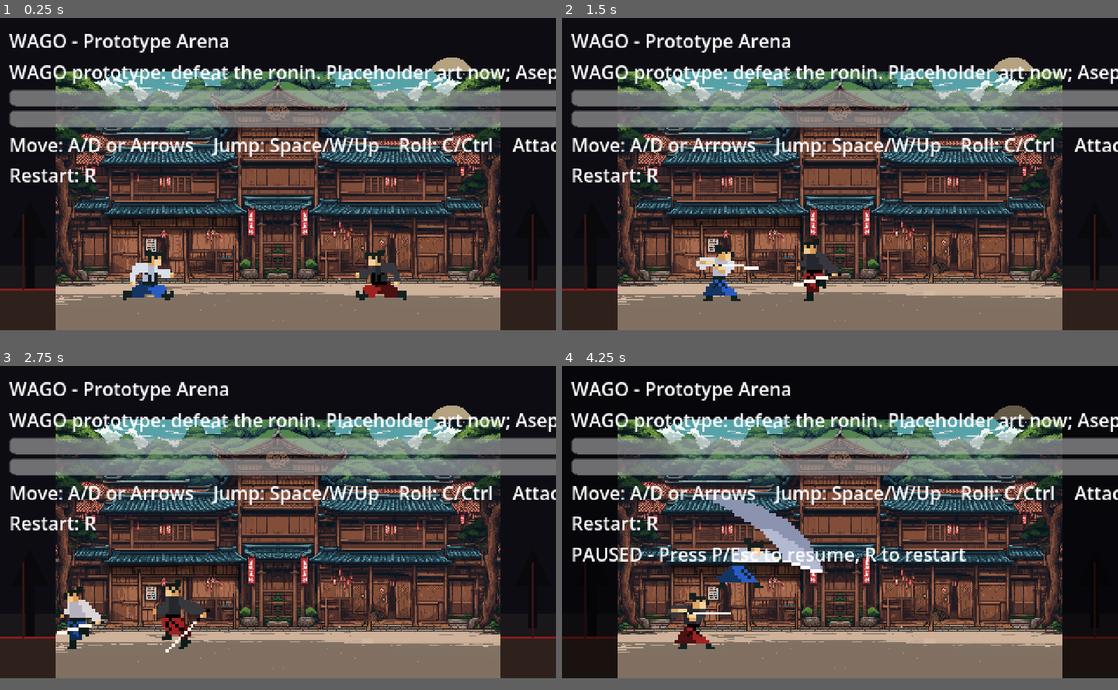
Above: before the commit, frames 1-4 (two rows, left to right).
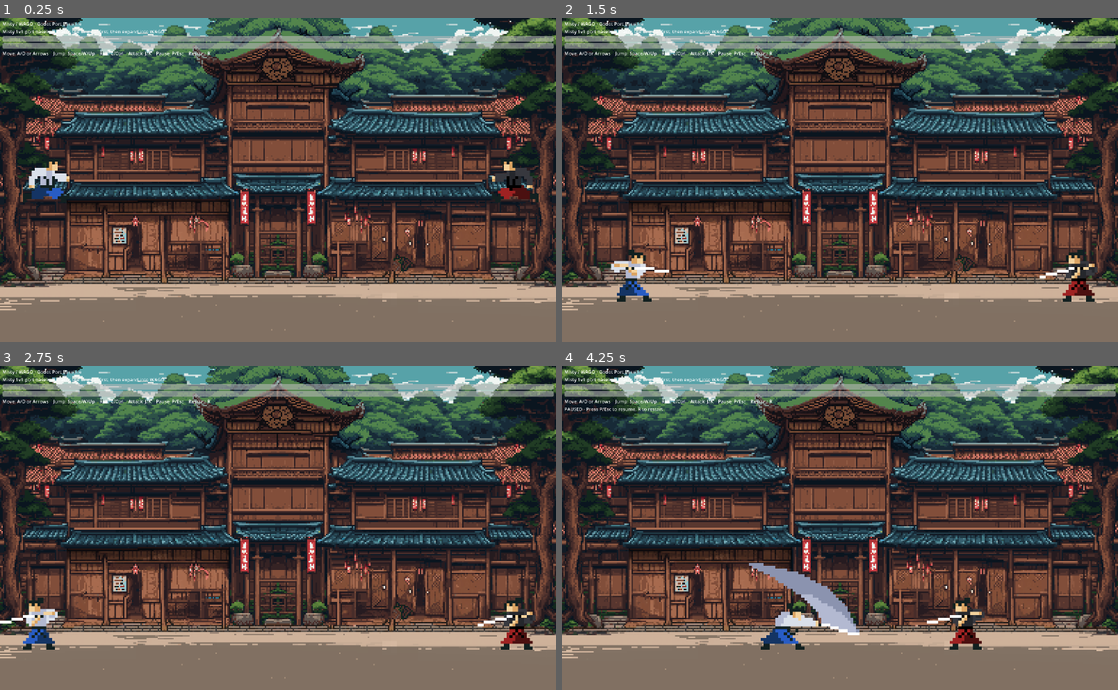
Above: after the commit, the same moments.

Repository: dittttt/Samurai-Fighting-Game
Game: Godot game, scene res://scenes/main/Main.tscn
The game is run twice, just before and just after one commit, with the same random seed, the same clock (stepped at 60 frames per second) and the same inputs.
Inputs:
- Up to frame 1 (0.25 s): no input
- Up to frame 2 (1.5 s): tap Enter at 0.5 s; hold D (move_right) from 0.53 s (still down); tap K (heavy_attack) at 0.6 s; tap Space (jump) at 0.77, 1.07 s; tap J (light_attack) at 0.8, 1.35 s
- Up to frame 3 (2.75 s): tap Space (jump) at 1.52, 1.82 s; tap C (roll) at 1.55, 2.1 s; release D (move_right) at 2.03 s; hold A (move_left) from 2.03 s (still down); hold Shift (run) from 2.03 s (still down)
- Up to frame 4 (4.25 s): release A (move_left) at 2.78 s; release Shift (run) at 2.78 s; hold D (move_right) from 2.78 s (still down); tap Shift (run) at 2.85 s; tap Space (jump) at 3.02, 3.05, 3.32, 3.6, 3.77, 4.07 s; tap K (heavy_attack) at 3.8 s; tap P (pause) at 4.15 s
In our replay, the window is 800x450 before the commit and 800x467 after it. These sizes can differ from the game's own. Grey fills any space a smaller window leaves; there, only what the larger window draws over its background counts as a difference.

The runs differ from the first frame. In frame 1, 72% of the frame differs, in the area x 0-100%, y 0-97%; in frame 2, 72%; in frame 3, 72%; in frame 4, 75%.

Commit message:
fix: match Misty baseline in Godot port

Diff:
--- a/godot/project.godot
+++ b/godot/project.godot
@@ -23,10 +23,10 @@
 
 [display]
 
-window/size/viewport_width=480
-window/size/viewport_height=270
-window/size/window_width_override=1440
-window/size/window_height_override=810
+window/size/viewport_width=1920
+window/size/viewport_height=1120
+window/size/window_width_override=1920
+window/size/window_height_override=1120
 window/stretch/mode="viewport"
 
 [input]
@@ -66,6 +66,16 @@
 "events": [Object(InputEventKey,"resource_local_to_scene":false,"resource_name":"","device":-1,"window_id":0,"alt_press …(190 unchanged characters)…
 ]
 }
+restart={
+"deadzone": 0.5,
+"events": [Object(InputEventKey,"resource_local_to_scene":false,"resource_name":"","device":-1,"window_id":0,"alt_pressed":false,"shift_pressed":false,"ctrl_pressed":false,"meta_pressed":false,"pressed":false,"keycode":82,"physical_keycode":0,"key_label":0,"unicode":0,"location":0,"echo":false,"script":null)
+]
+}
+pause={
+"deadzone": 0.5,
+"events": [Object(InputEventKey,"resource_local_to_scene":false,"resource_name":"","device":-1,"window_id":0,"alt_pressed":false,"shift_pressed":false,"ctrl_pressed":false,"meta_pressed":false,"pressed":false,"keycode":80,"physical_keycode":0,"key_label":0,"unicode":0,"location":0,"echo":false,"script":null), Object(InputEventKey,"resource_local_to_scene":false,"resource_name":"","device":-1,"window_id":0,"alt_pressed":false,"shift_pressed":false,"ctrl_pressed":false,"meta_pressed":false,"pressed":false,"keycode":4194305,"physical_keycode":0,"key_label":0,"unicode":0,"location":0,"echo":false,"script":null)
+]
+}
 
 [rendering]
 
--- a/godot/scenes/main/Main.tscn
+++ b/godot/scenes/main/Main.tscn
@@ -9,16 +9,16 @@
 [ext_resource type="Script" path="res://scripts/levels/LegacyMistyLevel.gd" id="7"]
 
 [sub_resource type="RectangleShape2D" id="RectActor"]
-size = Vector2(14, 38)
+size = Vector2(100, 150)
 
 [sub_resource type="RectangleShape2D" id="RectHurt"]
-size = Vector2(18, 40)
+size = Vector2(100, 150)
 
 [sub_resource type="RectangleShape2D" id="RectHit"]
-size = Vector2(36, 20)
+size = Vector2(200, 100)
 
 [sub_resource type="RectangleShape2D" id="RectGround"]
-size = Vector2(520, 18)
+size = Vector2(1920, 160)
 
 [node name="Main" type="Node2D"]
 script = ExtResource("1")
@@ -27,45 +27,45 @@
 script = ExtResource("7")
 
 [node name="Camera2D" type="Camera2D" parent="."]
-position = Vector2(240, 135)
+position = Vector2(960, 560)
 enabled = true
 
 [node name="Ground" type="StaticBody2D" parent="."]
-position = Vector2(240, 244)
+position = Vector2(960, 1040)
 
 [node name="CollisionShape2D" type="CollisionShape2D" parent="Ground"]
 shape = SubResource("RectGround")
 
 [node name="LeftWall" type="StaticBody2D" parent="."]
-position = Vector2(14, 190)
+position = Vector2(-10, 560)
 
 [node name="CollisionShape2D" type="CollisionShape2D" parent="LeftWall"]
 shape = SubResource("RectGround")
 rotation = 1.5708
 
 [node name="RightWall" type="StaticBody2D" parent="."]
-position = Vector2(466, 190)
+position = Vector2(1930, 560)
 
 [node name="CollisionShape2D" type="CollisionShape2D" parent="RightWall"]
 shape = SubResource("RectGround")
 rotation = 1.5708
 
 [node name="Player" type="CharacterBody2D" parent="."]
-position = Vector2(128, 210)
+position = Vector2(100, 200)
 script = ExtResource("2")
 
 [node name="Sprite2D" type="Sprite2D" parent="Player"]
-position = Vector2(0, -36)
+position = Vector2(60, 0)
 
 [node name="CollisionShape2D" type="CollisionShape2D" parent="Player"]
-position = Vector2(0, -19)
+position = Vector2(50, 75)
 shape = SubResource("RectActor")
 
 [node name="Hurtbox" type="Area2D" parent="Player"]
 script = ExtResource("5")
 
 [node name="CollisionShape2D" type="CollisionShape2D" parent="Player/Hurtbox"]
-position = Vector2(0, -20)
+position = Vector2(50, 75)
 shape = SubResource("RectHurt")
 
 [node name="Hitbox" type="Area2D" parent="Player"]
@@ -76,22 +76,22 @@
 disabled = true
 
 [node name="RoninEnemy" type="CharacterBody2D" parent="."]
-position = Vector2(352, 210)
+position = Vector2(1719, 200)
 script = ExtResource("3")
 target_path = NodePath("../Player")
 
 [node name="Sprite2D" type="Sprite2D" parent="RoninEnemy"]
-position = Vector2(0, -36)
+position = Vector2(60, 0)
 
 [node name="CollisionShape2D" type="CollisionShape2D" parent="RoninEnemy"]
-position = Vector2(0, -19)
+position = Vector2(50, 75)
 shape = SubResource("RectActor")
 
 [node name="Hurtbox" type="Area2D" parent="RoninEnemy"]
 script = ExtResource("5")
 
 [node name="CollisionShape2D" type="CollisionShape2D" parent="RoninEnemy/Hurtbox"]
-position = Vector2(0, -20)
+position = Vector2(50, 75)
 shape = SubResource("RectHurt")
 
 [node name="Hitbox" type="Area2D" parent="RoninEnemy"]
@@ -119,19 +119,19 @@
 [node name="VBoxContainer" type="VBoxContainer" parent="HUD/MarginContainer"]
 
 [node name="TitleLabel" type="Label" parent="HUD/MarginContainer/VBoxContainer"]
-text = "WAGO - Prototype Arena"
+text = "Misty / WAGO - Godot Port Baseline"
 
 [node name="StoryLabel" type="Label" parent="HUD/MarginContainer/VBoxContainer"]
-text = "WAGO prototype: defeat the ronin."
+text = "Port baseline: same Misty resolution/assets first; metroidvania next."
 
 [node name="PlayerHealth" type="ProgressBar" parent="HUD/MarginContainer/VBoxContainer"]
-custom_minimum_size = Vector2(240, 14)
+custom_minimum_size = Vector2(200, 20)
 max_value = 100.0
 value = 100.0
 show_percentage = false
 
 [node name="EnemyHealth" type="ProgressBar" parent="HUD/MarginContainer/VBoxContainer"]
-custom_minimum_size = Vector2(240, 14)
+custom_minimum_size = Vector2(200, 20)
 max_value = 100.0
 value = 100.0
 show_percentage = false
--- a/godot/scripts/combat/CombatActor.gd
+++ b/godot/scripts/combat/CombatActor.gd
@@ -2,15 +2,19 @@
 extends CharacterBody2D
 
 const LegacyAtlasAnimator := preload("res://scripts/visuals/LegacyAtlasAnimator.gd")
+const WORLD_LAYER := 1
+const ACTOR_LAYER := 2
+const WORLD_MASK := 1
+const ACTOR_AND_WORLD_MASK := 3
 
 signal damaged(amount: int, source: Node)
 signal died
 
 @export var max_health := 100
-@export var move_speed := 92.0
-@export var run_speed := 140.0
-@export var jump_velocity := -245.0
-@export var gravity := 720.0
+@export var move_speed := 600.0
+@export var run_speed := 850.0
+@export var jump_velocity := -2250.0
+@export var gravity := 8000.0
 @export var invulnerability_seconds := 0.30
 @export var body_color := Color(0.86, 0.84, 0.74, 1.0)
 @export var accent_color := Color(0.35, 0.05, 0.09, 1.0)
@@ -24,6 +28,8 @@
 var current_visual_action := 0
 
 func _ready() -> void:
+    collision_layer = ACTOR_LAYER
+    collision_mask = ACTOR_AND_WORLD_MASK
     health = max_health
     queue_redraw()
 
@@ -33,8 +39,8 @@
         sprite = Sprite2D.new()
         sprite.name = "Sprite2D"
         add_child(sprite)
-    sprite.position = Vector2(0, -36)
-    sprite.scale = Vector2(1.35, 1.35)
+    sprite.position = Vector2(60, 0)
+    sprite.scale = Vector2(5.0, 5.0)
     atlas_animator = LegacyAtlasAnimator.new()
     add_child(atlas_animator)
     atlas_animator.setup(sprite, texture_path)
@@ -48,6 +54,14 @@
     if atlas_animator != null:
         atlas_animator.set_facing(facing)
         atlas_animator.update(delta)
+
+func set_actor_passthrough(enabled: bool) -> void:
+    if enabled:
+        collision_layer = 0
+        collision_mask = WORLD_MASK
+    else:
+        collision_layer = ACTOR_LAYER
+        collision_mask = ACTOR_AND_WORLD_MASK
 
 func reset_actor(start_position: Vector2) -> void:
     global_position = start_position
@@ -83,8 +97,10 @@
     if health <= 0:
         dead = true
         invulnerable = false
+        set_visual_action(6, false, true)
         died.emit()
     else:
+        set_visual_action(5, false, true)
         _begin_invulnerability()
     queue_redraw()
 
--- a/godot/scripts/combat/Hitbox.gd
+++ b/godot/scripts/combat/Hitbox.gd
@@ -19,10 +19,13 @@
     hit_targets.clear()
     damage = int(attack.damage)
     knockback = attack.knockback
-    position = Vector2(float(attack.hitbox_offset.x) * actor_facing, float(attack.hitbox_offset.y))
     var shape := get_node_or_null("CollisionShape2D") as CollisionShape2D
     if shape and shape.shape is RectangleShape2D:
         shape.shape.size = attack.hitbox_size
+    var attack_width: float = float(attack.hitbox_size.x)
+    var actor_width := 100.0
+    var x_offset := actor_width + attack_width * 0.5 if actor_facing >= 0 else -attack_width * 0.5
+    position = Vector2(x_offset, float(attack.hitbox_offset.y))
 
 func set_active(value: bool) -> void:
     active = value
--- a/godot/scripts/enemies/RoninEnemy.gd
+++ b/godot/scripts/enemies/RoninEnemy.gd
@@ -4,9 +4,9 @@
 
 @export var target_path: NodePath
 @export var attack_data: Resource
-@export var detection_range := 260.0
-@export var attack_range := 42.0
-@export var desired_range := 34.0
+@export var detection_range := 1200.0
+@export var attack_range := 250.0
+@export var desired_range := 180.0
 @export var attack_cooldown := 0.95
 
 @onready var target: Node2D = get_node_or_null(target_path)
@@ -28,8 +28,8 @@
         attack_data.startup_seconds = 0.16
         attack_data.active_seconds = 0.11
         attack_data.recovery_seconds = 0.28
-        attack_data.hitbox_size = Vector2(36, 20)
-        attack_data.hitbox_offset = Vector2(24, -18)
+        attack_data.hitbox_size = Vector2(200, 100)
+        attack_data.hitbox_offset = Vector2(200, 50)
     hitbox.owner_actor = self
 
 func reset_actor(start_position: Vector2) -> void:
--- a/godot/scripts/levels/CombatArena.gd
+++ b/godot/scripts/levels/CombatArena.gd
@@ -1,7 +1,7 @@
 extends Node2D
 
-const PLAYER_START := Vector2(128, 210)
-const ENEMY_START := Vector2(352, 210)
+const PLAYER_START := Vector2(100, 200)
+const ENEMY_START := Vector2(1719, 200)
 
 @onready var player: Node = $Player
 @onready var enemy: Node = $RoninEnemy
@@ -62,22 +62,8 @@
     GameManager.set_enemy_health(enemy.health)
 
 func _draw() -> void:
-    # Background: temporary pixel-art mood board until Aseprite art exists.
-    draw_rect(Rect2(Vector2.ZERO, Vector2(480, 270)), Color(0.055, 0.047, 0.074))
-    draw_circle(Vector2(390, 54), 20.0, Color(0.78, 0.70, 0.55, 0.9))
-    draw_rect(Rect2(Vector2(0, 214), Vector2(480, 56)), Color(0.10, 0.09, 0.10))
-    draw_rect(Rect2(Vector2(0, 235), Vector2(480, 35)), Color(0.18, 0.13, 0.11))
-    draw_line(Vector2(0, 235), Vector2(480, 235), Color(0.54, 0.11, 0.12), 2.0)
-
-    # distant silhouettes
-    for i in range(8):
-        var x: int = 22 + i * 62
-        draw_rect(Rect2(Vector2(x, 184 - (i % 3) * 7), Vector2(8, 50)), Color(0.035, 0.032, 0.045))
-        draw_polygon(PackedVector2Array([Vector2(x - 12, 190), Vector2(x + 4, 158), Vector2(x + 20, 190)]), PackedColorArray([Color(0.035, 0.032, 0.045)]))
-
-    # Arena boundary hints.
-    draw_line(Vector2(20, 235), Vector2(20, 170), Color(0.22, 0.08, 0.08), 2.0)
-    draw_line(Vector2(460, 235), Vector2(460, 170), Color(0.22, 0.08, 0.08), 2.0)
+    # Match the original Java panel size exactly: 12 x 7 tiles at 160 px each.
+    draw_rect(Rect2(Vector2.ZERO, Vector2(1920, 1120)), Color(0.055, 0.047, 0.074))
 
     if GameManager.mode == GameManager.GameMode.PAUSED:
-        draw_rect(Rect2(Vector2.ZERO, Vector2(480, 270)), Color(0, 0, 0, 0.45))
+        draw_rect(Rect2(Vector2.ZERO, Vector2(1920, 1120)), Color(0, 0, 0, 0.45))
--- a/godot/scripts/levels/LegacyMistyLevel.gd
+++ b/godot/scripts/levels/LegacyMistyLevel.gd
@@ -1,7 +1,8 @@
 extends Node2D
 
-const TILE_SIZE := 32
-const MAP_OFFSET := Vector2(48, 46)
+const SOURCE_TILE_SIZE := 32
+const DRAW_TILE_SIZE := 160
+const MAP_OFFSET := Vector2.ZERO
 
 var atlas: Texture2D
 var level_image: Image
@@ -31,6 +32,6 @@
     for y in range(map_height):
         for x in range(map_width):
             var value: int = level_data[y * map_width + x]
-            var src := Rect2((value % 12) * TILE_SIZE, int(value / 12) * TILE_SIZE, TILE_SIZE, TILE_SIZE)
-            var dst := Rect2(MAP_OFFSET.x + x * TILE_SIZE, MAP_OFFSET.y + y * TILE_SIZE, TILE_SIZE, TILE_SIZE)
+            var src := Rect2((value % 12) * SOURCE_TILE_SIZE, int(value / 12) * SOURCE_TILE_SIZE, SOURCE_TILE_SIZE, SOURCE_TILE_SIZE)
+            var dst := Rect2(MAP_OFFSET.x + x * DRAW_TILE_SIZE, MAP_OFFSET.y + y * DRAW_TILE_SIZE, DRAW_TILE_SIZE, DRAW_TILE_SIZE)
             draw_texture_rect_region(atlas, dst, src)
--- a/godot/scripts/player/Player.gd
+++ b/godot/scripts/player/Player.gd
@@ -4,7 +4,7 @@
 
 @export var light_attack: Resource
 @export var heavy_attack: Resource
-@export var roll_speed := 210.0
+@export var roll_speed := 1200.0
 @export var roll_seconds := 0.22
 
 @onready var hitbox: Area2D = $Hitbox
@@ -25,24 +25,25 @@
         light_attack.startup_seconds = 0.06
         light_attack.active_seconds = 0.11
         light_attack.recovery_seconds = 0.16
-        light_attack.hitbox_size = Vector2(36, 20)
-        light_attack.hitbox_offset = Vector2(24, -18)
+        light_attack.hitbox_size = Vector2(200, 100)
+        light_attack.hitbox_offset = Vector2(200, 50)
     if heavy_attack == null:
         heavy_attack = AttackDataScript.new()
         heavy_attack.name = "heavy_slash"
-        heavy_attack.damage = 24
+        heavy_attack.damage = 20
         heavy_attack.startup_seconds = 0.14
         heavy_attack.active_seconds = 0.13
         heavy_attack.recovery_seconds = 0.32
-        heavy_attack.hitbox_size = Vector2(44, 24)
-        heavy_attack.hitbox_offset = Vector2(28, -18)
-        heavy_attack.knockback = Vector2(170, -40)
+        heavy_attack.hitbox_size = Vector2(200, 100)
+        heavy_attack.hitbox_offset = Vector2(200, 50)
+        heavy_attack.knockback = Vector2(260, -80)
     hitbox.owner_actor = self
 
 func reset_actor(start_position: Vector2) -> void:
     super.reset_actor(start_position)
     attacking = false
     rolling = false
+    set_actor_passthrough(false)
     if is_instance_valid(hitbox):
         hitbox.set_active(false)
 
@@ -76,7 +77,7 @@
     elif not is_on_floor():
         set_visual_action(3, true)
     elif absf(velocity.x) > 5.0:
-        set_visual_action(1, true)
+        set_visual_action(1 if Input.is_action_pressed("run") else 2, true)
     else:
         set_visual_action(0, true)
 
@@ -119,7 +120,9 @@
         return
     rolling = true
     invulnerable = true
+    set_actor_passthrough(true)
     velocity.x = facing * roll_speed
     await get_tree().create_timer(roll_seconds).timeout
     invulnerable = false
     rolling = false
+    set_actor_passthrough(false)
--- a/godot/scripts/ui/HUD.gd
+++ b/godot/scripts/ui/HUD.gd
@@ -12,7 +12,7 @@
     GameManager.game_over.connect(_on_game_over)
     GameManager.mode_changed.connect(_on_mode_changed)
     controls_label.text = "Move: A/D or Arrows    Jump: Space/W/Up    Roll: C/Ctrl    Attack: J/K    Pause: P/Esc    Restart: R"
-    story_label.text = "WAGO prototype: defeat the ronin. Placeholder art now; Aseprite sprites come next."
+    story_label.text = "Misty 1v1 port baseline: match the original first, then expand into WAGO."
     result_label.text = ""
 
 func _on_player_health_changed(current: int, maximum: int) -> void:
--- /dev/null
+++ b/godot/tests/port_baseline_smoke.gd
@@ -0,0 +1,65 @@
+extends SceneTree
+
+func _initialize() -> void:
+    await _run()
+
+func _fail(message: String) -> void:
+    printerr("PORT_BASELINE_FAIL: " + message)
+    quit(1)
+
+func _require(condition: bool, message: String) -> void:
+    if not condition:
+        _fail(message)
+
+func _run() -> void:
+    _require(ProjectSettings.get_setting("display/window/size/viewport_width") == 1920, "viewport width is not Java original 1920")
+    _require(ProjectSettings.get_setting("display/window/size/viewport_height") == 1120, "viewport height is not Java original 1120")
+
+    var packed: PackedScene = load("res://scenes/main/Main.tscn")
+    _require(packed != null, "Main.tscn did not load")
+    var scene: Node = packed.instantiate()
+    root.add_child(scene)
+    await process_frame
+
+    var player: CharacterBody2D = scene.get_node_or_null("Player") as CharacterBody2D
+    var enemy: CharacterBody2D = scene.get_node_or_null("RoninEnemy") as CharacterBody2D
+    var level: Node = scene.get_node_or_null("LegacyMistyLevel")
+    _require(player != null, "missing Player")
+    _require(enemy != null, "missing RoninEnemy")
+    _require(level != null, "missing LegacyMistyLevel")
+
+    scene.reset_fight()
+    _require(player.global_position == Vector2(100, 200), "player reset does not match Java hitbox start")
+    _require(enemy.global_position == Vector2(1719, 200), "enemy reset does not match Java hitbox start")
+
+    var player_shape_node: CollisionShape2D = player.get_node("CollisionShape2D") as CollisionShape2D
+    var enemy_shape_node: CollisionShape2D = enemy.get_node("CollisionShape2D") as CollisionShape2D
+    _require(player_shape_node.shape is RectangleShape2D, "player shape is not rectangle")
+    _require(enemy_shape_node.shape is RectangleShape2D, "enemy shape is not rectangle")
+    _require((player_shape_node.shape as RectangleShape2D).size == Vector2(100, 150), "player hitbox is not Java 20x30 scaled by 5")
+    _require((enemy_shape_node.shape as RectangleShape2D).size == Vector2(100, 150), "enemy hitbox is not Java 20x30 scaled by 5")
+
+    var sprite: Sprite2D = player.get_node("Sprite2D") as Sprite2D
+    _require(sprite != null, "player sprite missing")
+    _require(sprite.scale == Vector2(5, 5), "player atlas scale is not Java scale 5")
+    _require(sprite.position == Vector2(60, 0), "player atlas offset does not match Java draw offset")
+    _require(sprite.texture != null, "player legacy samurai atlas did not load")
+
+    _require(player.collision_layer == 2, "player should be on actor collision layer while walking/running")
+    _require(player.collision_mask == 3, "player should collide with world and actors while walking/running")
+
+    player._roll()
+    await process_frame
+    _require(player.rolling, "roll did not start")
+    _require(player.collision_layer == 0, "rolling should remove actor layer so enemies can pass through")
+    _require(player.collision_mask == 1, "rolling should collide with world only")
+
+    await create_timer(player.roll_seconds + 0.05).timeout
+    await process_frame
+    _require(not player.rolling, "roll did not finish")
+    _require(player.collision_layer == 2, "player actor layer was not restored after roll")
+    _require(player.collision_mask == 3, "player actor/world mask was not restored after roll")
+
+    scene.queue_free()
+    print("port_baseline_smoke=PASS viewport=1920x1120 spriteScale=5 actorCollision=walk_blocks roll_passes")
+    quit(0)
Not shown, added: godot/tests/port_baseline_smoke.gd.uid
Not shown, changed: docs/GODOT_PORT_PLAN.md
Not shown, changed: docs/PLAYER_QUICKSTART.md
Not shown, changed: tools/godot/verify_godot.sh
Not shown, changed: tools/verify_port_scaffold.py
